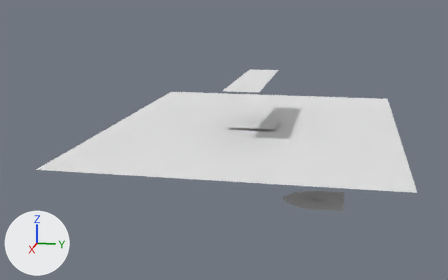
The Blender file Game/HUD.blend as it was, and as the next commit left it.
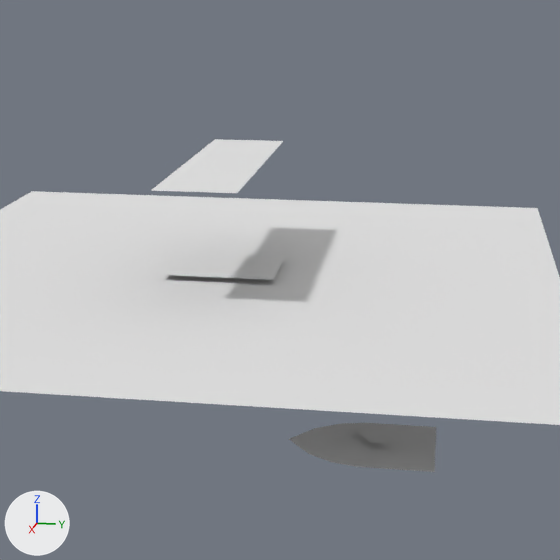
Each version is shown whole from a 50 mm camera at (25.93, 3.86, 3.79) aimed at (0.46, -1.23, -2.58), then close up on the part from 35% to 89% of the width and 4% to 89% of the height. The axes (+X, +Y, +Z) are drawn at lower left. The lights are the same throughout. The same objects are shown in both versions, whatever each file hides.

The first close-up shows 'LoadingScreen', 'LoadingShell', 'MessageBoxFrame', 'TimeGauge'.
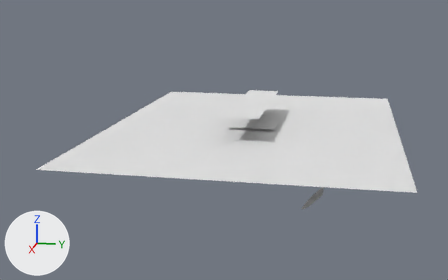
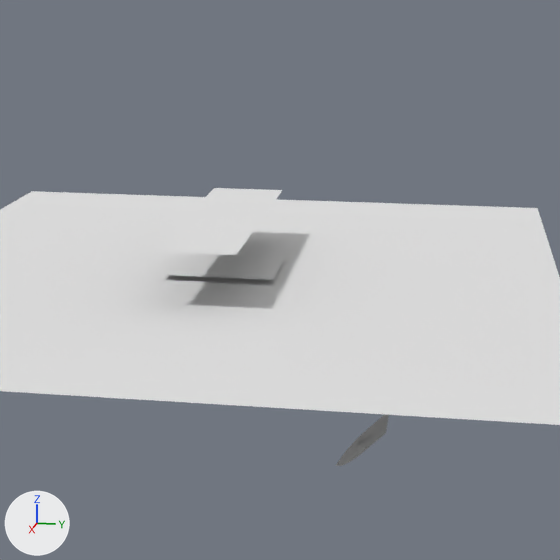
Boxes (x1, y1, x2, y2) around the edits, measured in the close-ups (560 x 560 px):
```json
{"object": "MessageBoxFrame", "change": "moved", "before": [151, 139, 283, 193], "after": [151, 188, 282, 255]}
{"object": "TimeGauge", "change": "turned, rescaled", "before": [289, 423, 436, 472], "after": [336, 414, 389, 466]}
{"object": "TimeIndicator", "change": "turned, rescaled", "before": [353, 426, 388, 443], "after": [354, 433, 369, 443]}
```

The change, as JSON lines over the scene's bpy script:
```json
{"op": "set", "path": "ob_timegauge.rotation_euler", "old": "(0.0, 0.0, 0.0)", "new": "(0.785, 0.0, 0.0)", "note": "degrees (0, 0, 0) -> degrees (45, 0, 0)"}
{"op": "set", "path": "ob_timegauge.scale", "old": "(0.953, 1.03, 1.0)", "new": "(0.5, 0.5, 0.5)"}
{"op": "set", "path": "ob_messageboxframe.location", "old": "(0.0, 0.0, 0.0)", "new": "(0.0, 0.0, -1.0)"}
```
